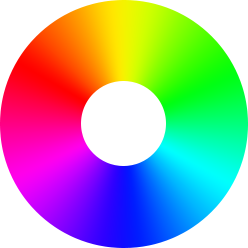
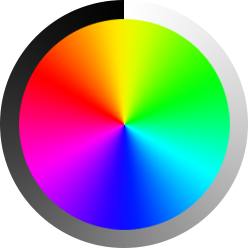
Layered file, before and after one edit (248x248). Changes by layer:
pixels changed over [0, 0, 248, 248] (layer not identified)
